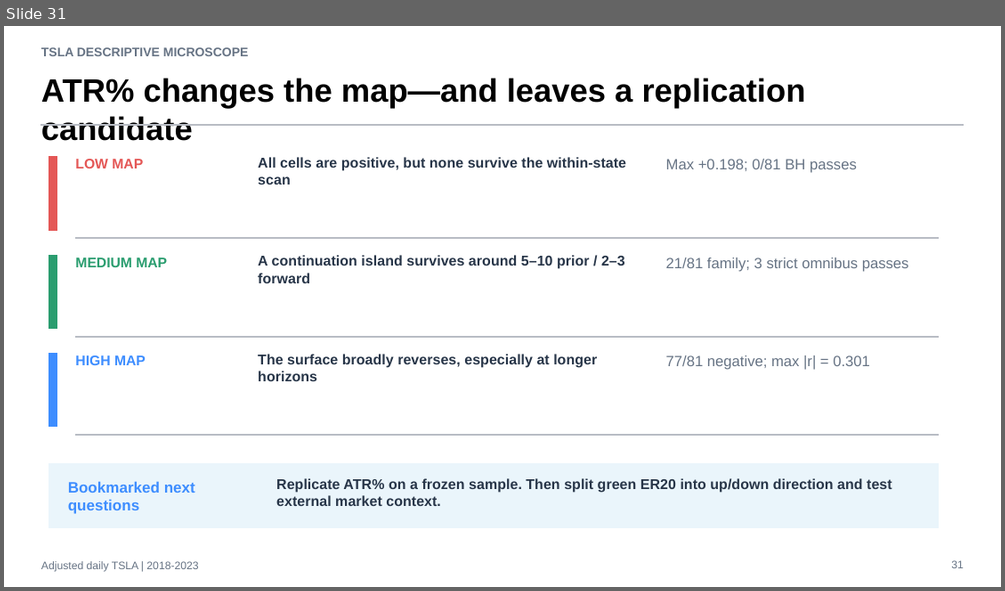
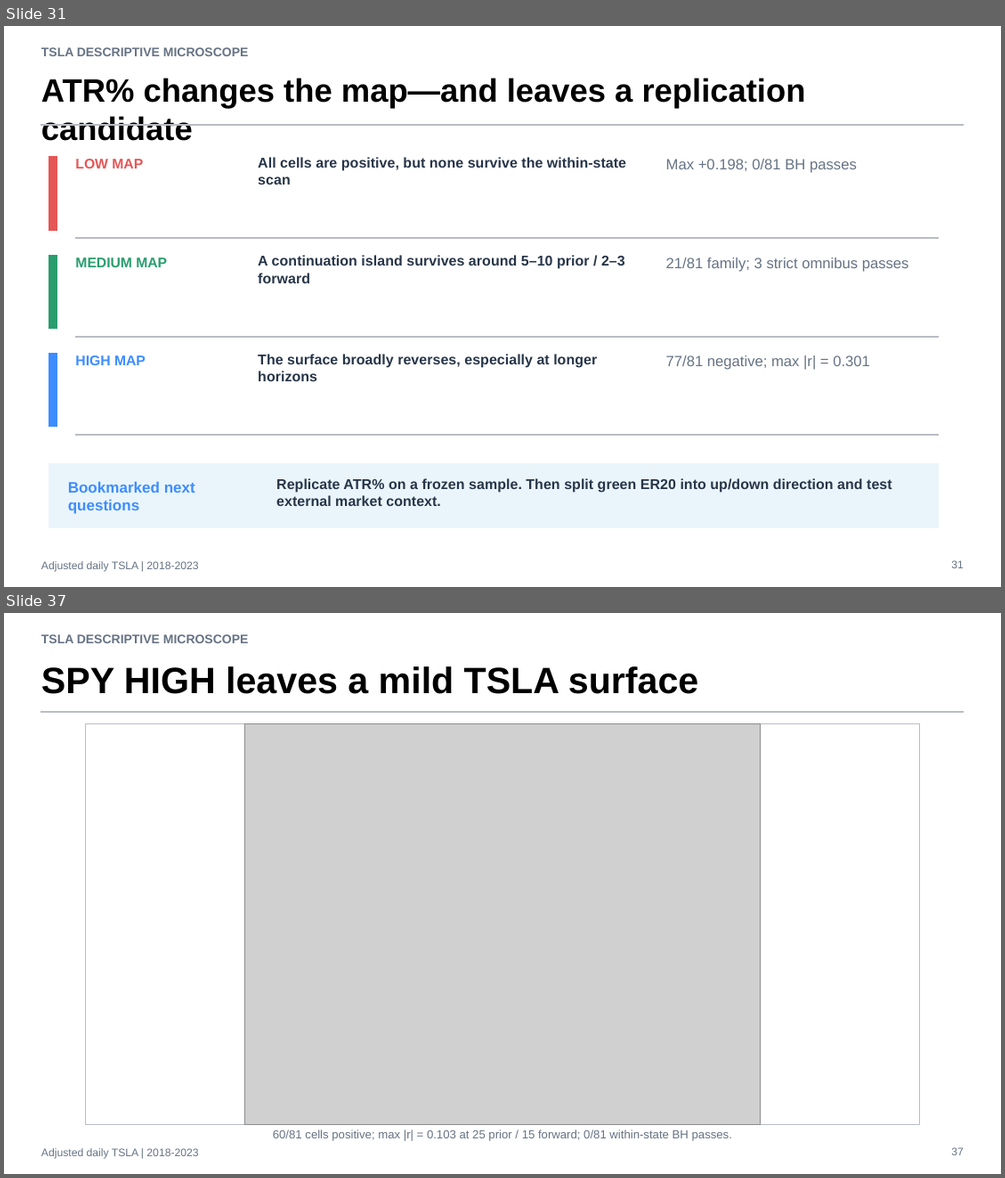
Before and after one commit to Francisc0Franc0/Time-Series-Modeling-Gen5, a slide deck: operator_hypothesis_lab/presentations/tsla_descriptive_microscope_evidence.pptx. Shown one above the other, each under a label of ours: slide 31 before the commit, slides 31 and 37 after it; the slides between them are not shown. The pictures are 1005x591 and 1005x1178 pixels, drawn with LibreOffice and Linux fonts; fonts in the diff are those of the drawing; grey boxes stand for pictures. Boxes give left, top, right and bottom in pixels: in the first picture for what was removed or moved away, otherwise in the second. Text is boxed around its words. In the diff, an @@ line names an element or a change of style, - is before the commit and + after.

```diff
--- a/operator_hypothesis_lab/presentations/tsla_descriptive_microscope_evidence.pptx
+++ b/operator_hypothesis_lab/presentations/tsla_descriptive_microscope_evidence.pptx
@@ slide 37 added at (4,613,1001,1174), background #FFFFFF @@
@@ text added at (41,634,249,643), 12 pt, text #667384, bold @@
+TSLA DESCRIPTIVE MICROSCOPE
@@ text added at (41,666,698,694), 35.2 pt, text #000000, bold @@
+SPY HIGH leaves a mild TSLA surface
@@ rectangle added at (41,711,963,713), fill #B8BCC4, outline #B8BCC4 0 pt @@
@@ rectangle added at (86,723,919,1125), fill #FFFFFF, outline #B8BCC4 0.75 pt @@
@@ picture added at (245,723,760,1125) @@
@@ text added at (273,1129,732,1141), 11.2 pt, text #667384 @@
+60/81 cells positive; max |r| = 0.103 at 25 prior / 15 forward; 0/81 within-state BH passes.
@@ text added at (41,1148,198,1159), 10.5 pt, text #667384 @@
+Adjusted daily TSLA | 2018-2023
@@ text added at (951,1147,963,1155), 10.5 pt, text #667384 @@
+37
```
Also in this commit, not shown: 7 other slides added, 4 other files.
